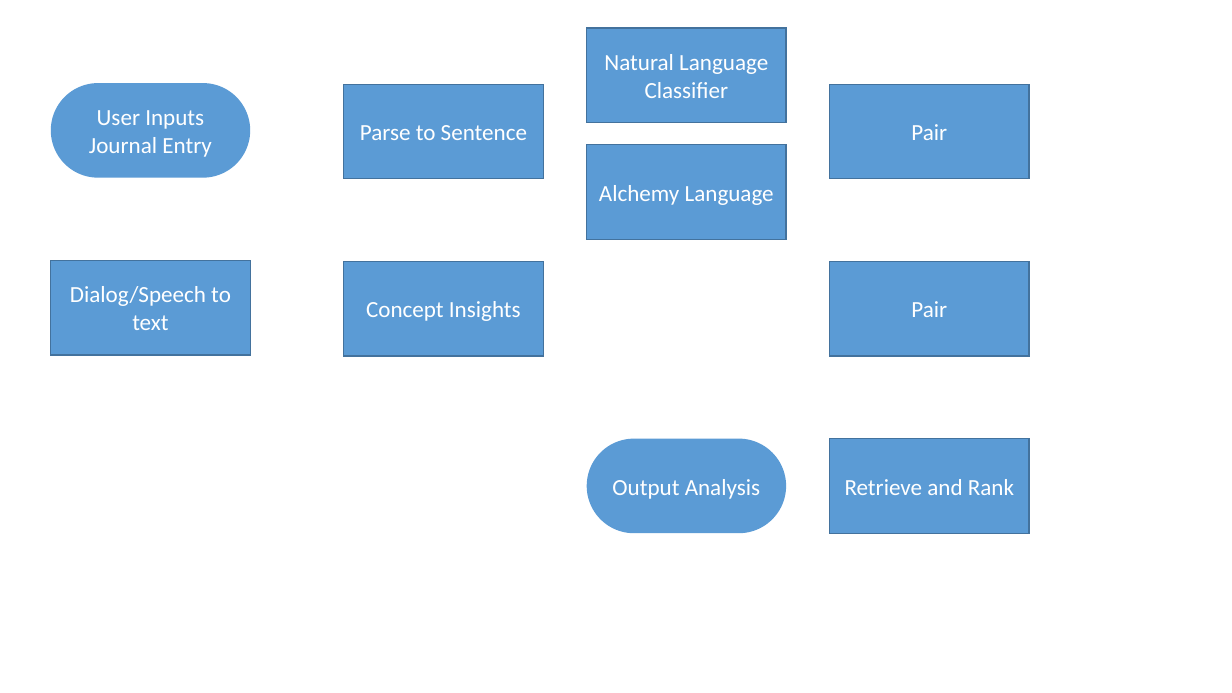
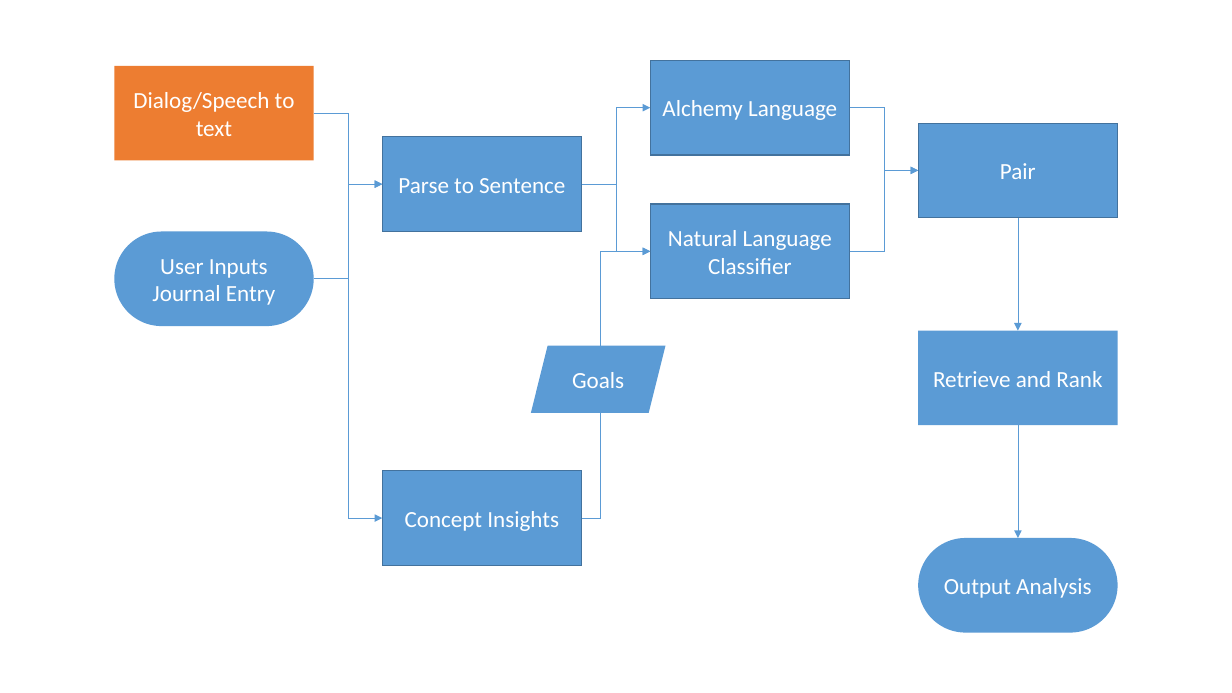
Before and after one commit to Nittany-Data-Labs/NDLWatson, a slide deck: slide 1 of Journal Analytics Process.pptx. Drawn at 1232x693 pixels with LibreOffice and Linux fonts; fonts in the diff are those of the drawing. Boxes give left, top, right and bottom in pixels: in the first picture for what was removed or moved away, otherwise in the second. Text is boxed around its words. In the diff, an @@ line names an element or a change of style, - is before the commit and + after.

```diff
--- a/Journal Analytics Process.pptx
+++ b/Journal Analytics Process.pptx
@@ rectangle "Dialog/Speech to text": place and size @@
-rectangle "Dialog/Speech to text" at [51,261,250,355]
+rectangle "Dialog/Speech to text" at [115,66,314,160]
@@ rectangle "Dialog/Speech to text" at [115,66,314,160]: fill #5B9BD5 to #ED7D31; outline #43739E 1 pt to none @@
@@ rectangle "Alchemy Language": place and size @@
-rectangle "Alchemy Language" at [587,145,787,239]
+rectangle "Alchemy Language" at [651,60,850,154]
@@ group added at [314,108,1019,538]: 9 elbow arrows, 1 arrow, 1 parallelogram @@
+Goals
@@ rectangle "Parse to Sentence": place and size @@
-rectangle "Parse to Sentence" at [344,84,543,178]
+rectangle "Parse to Sentence" at [383,137,582,231]
@@ rectangle "Pair": place and size @@
-rectangle "Pair" at [830,84,1030,178]
+rectangle "Pair" at [919,123,1118,217]
@@ rectangle "Natural Language Classifier": place and size @@
-rectangle "Natural Language Classifier" at [587,28,787,122]
+rectangle "Natural Language Classifier" at [651,204,850,299]
@@ rounded rectangle "User Inputs Journal Entry": place and size @@
-rounded rectangle "User Inputs Journal Entry" at [51,83,250,177]
+rounded rectangle "User Inputs Journal Entry" at [115,232,314,326]
@@ rectangle removed at [830,262,1030,356] @@
-Pair
@@ rectangle "Retrieve and Rank": place and size @@
-rectangle "Retrieve and Rank" at [830,439,1030,533]
+rectangle "Retrieve and Rank" at [919,331,1118,425]
@@ rectangle "Retrieve and Rank" at [919,331,1118,425]: outline #43739E 1 pt to none @@
@@ rectangle "Concept Insights": place and size @@
-rectangle "Concept Insights" at [344,262,543,356]
+rectangle "Concept Insights" at [383,471,582,566]
@@ rounded rectangle "Output Analysis": place and size @@
-rounded rectangle "Output Analysis" at [587,439,787,533]
+rounded rectangle "Output Analysis" at [919,538,1118,632]
```
Also in this commit, not shown: 1 other file.
